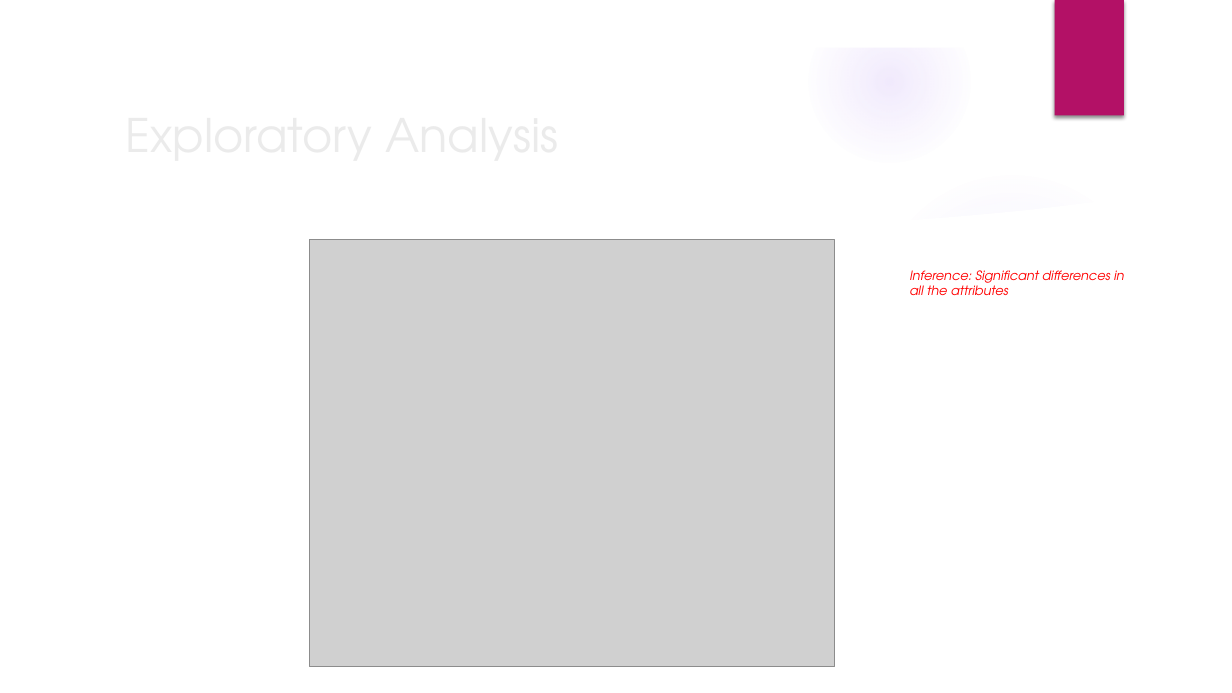
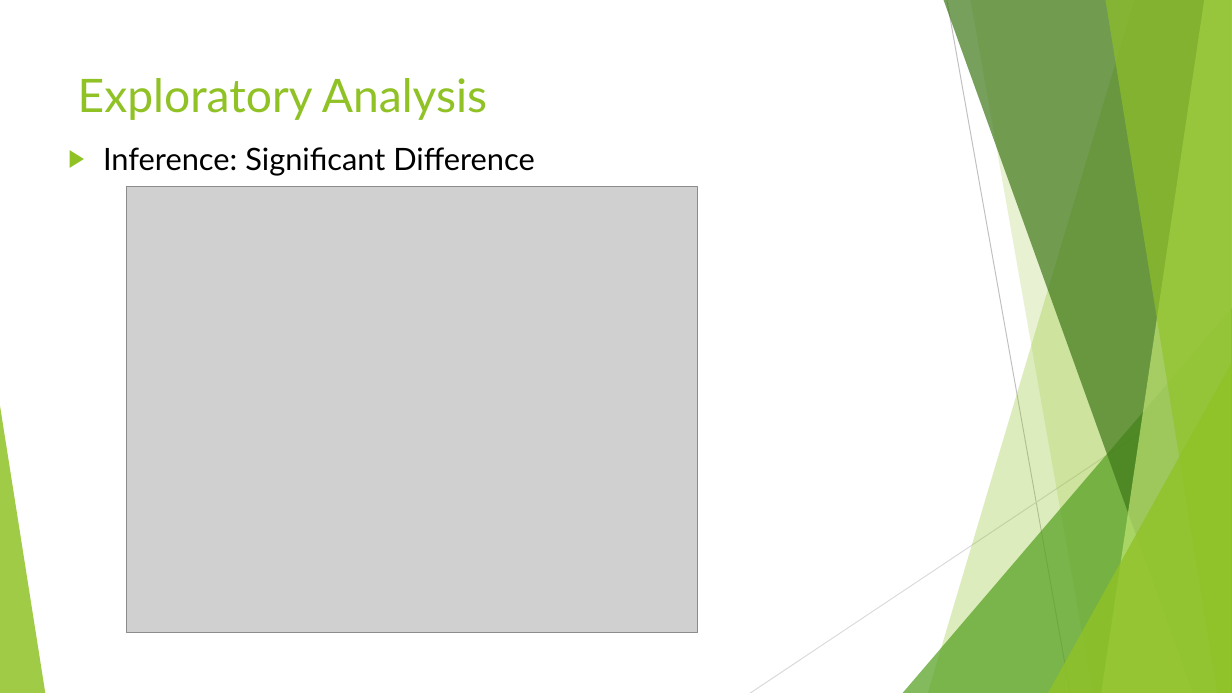
Before and after one commit to sharax/ECE_143_Group_11, a slide deck: slide 10 of ECE_143.pptx. Drawn at 1232x693 pixels with LibreOffice and Linux fonts; fonts in the diff are those of the drawing; grey boxes stand for pictures; background and template pictures are left out. Boxes give left, top, right and bottom in pixels: in the first picture for what was removed or moved away, otherwise in the second. Text is boxed around its words. In the diff, an @@ line names an element or a change of style, - is before the commit and + after.

```diff
--- a/ECE_143.pptx
+++ b/ECE_143.pptx
@@ group removed at (x1=0, y1=0, x2=1232, y2=693): 5 ellipses, 3 freeform shapes @@
@@ rectangle removed at (x1=1055, y1=0, x2=1124, y2=116) @@
@@ title "Exploratory Analysis" moved from (x1=116, y1=98, x2=1002, y2=169) to (x1=78, y1=78, x2=487, y2=120) @@
@@ title "Exploratory Analysis" at (x1=78, y1=78, x2=487, y2=120): font TeX Gyre Adventor to Lato, text colour #EBEBEB to #90C226; vertical alignment middle to top @@
@@ text added at (x1=103, y1=147, x2=535, y2=176), 24 pt, text #000000 @@
+▶ Inference: Significant Difference
@@ picture resized from (x1=309, y1=240, x2=835, y2=667) to (x1=127, y1=187, x2=697, y2=633) @@
@@ text removed at (x1=910, y1=270, x2=1124, y2=295) @@
-Inference: Significant differences in
-all the attributes
@@ group added at (x1=0, y1=0, x2=1232, y2=693): 5 freeform shapes, 3 triangles, 2 lines @@
```
Also in this commit, not shown: 11 other slides changed, 6 slides added, 7 slides removed.
